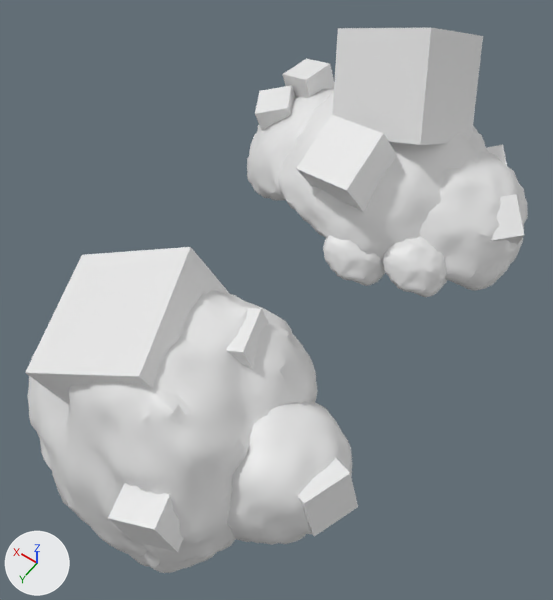
Renders of the FBX model proyecto/Assets/Assets/Ground/CasillasJefe.fbx from each side of a commit.
Camera for both pictures: a 50 mm lens placed at (-0.0745, 0.1084, 0.1845), pointed at (-0.0045, 0.0104, 0.0304). The axes (+X, +Y, +Z) are drawn at lower left. The lights are the same throughout. Where no turn or scale is listed for an object, it has been applied to the vertices.

The first picture shows 'Cubo', 'Cubo.001', 'Cubo.002', 'Cubo.003', 'Cubo.004', 'Cubo.005', 'Cubo.006', 'Cubo.007', 'Cubo.008', 'rock.001', 'rock.002', 'rock.003', 'rock.004', 'rock.005', 'rock.007', 'rock.008'.
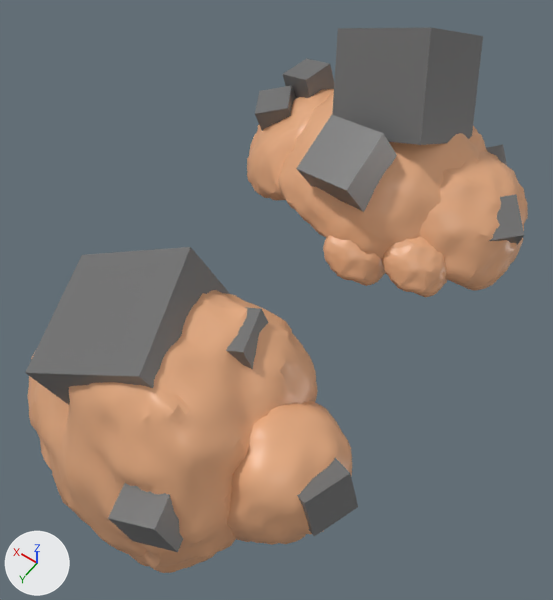
Patch to the scene script:
```diff
--- a/proyecto/Assets/Assets/Ground/CasillasJefe.fbx.py
+++ b/proyecto/Assets/Assets/Ground/CasillasJefe.fbx.py
@@ mat_material_002 @@
+mat_material_002 = principled_material('Material.002')
+mat_material_002.base_color = (0.156, 0.156, 0.156)  # dark grey #6e6e6e
+mat_material_002.roughness = 0.4
@@ mat_material_001 @@
+mat_material_001 = principled_material('Material.001')
+mat_material_001.base_color = (0.8, 0.415, 0.222)  # beige #e7ac82
+mat_material_001.roughness = 0.4
@@ me_cubo_008 @@
 me_cubo_008.from_pydata(...)  # 8 vertices, 6 faces; spans x -1.0..1.0, y -1.0..1.0, z -1.0..1.0
+me_cubo_008.materials.append(mat_material_002)  # dark grey #6e6e6e
@@ me_cubo_001 @@
 me_cubo_001.from_pydata(...)  # 8 vertices, 6 faces; spans x -1.0..1.0, y -1.0..1.0, z -1.0..1.0
+me_cubo_001.materials.append(mat_material_002)  # dark grey #6e6e6e
@@ me_rock_016 @@
 me_rock_016.from_pydata(...)  # 1922 vertices, 1920 faces; spans x -0.0101..0.0068, y -0.0104..0.0108, z -0.0062..0.0099
+me_rock_016.materials.append(mat_material_001)  # beige #e7ac82
@@ me_rock_015 @@
 me_rock_015.from_pydata(...)  # 2306 vertices, 2304 faces; spans x -0.034..0.0337, y -0.0281..0.028, z -0.0342..0.0329
+me_rock_015.materials.append(mat_material_001)  # beige #e7ac82
@@ me_rock_014 @@
 me_rock_014.from_pydata(...)  # 1538 vertices, 1536 faces; spans x -0.0187..0.0183, y -0.016..0.0158, z -0.021..0.0207
+me_rock_014.materials.append(mat_material_001)  # beige #e7ac82
@@ me_cubo_003 @@
 me_cubo_003.from_pydata(...)  # 8 vertices, 6 faces; spans x -1.0..1.0, y -1.0..1.0, z -1.0..1.0
+me_cubo_003.materials.append(mat_material_002)  # dark grey #6e6e6e
@@ me_rock_013 @@
 me_rock_013.from_pydata(...)  # 1922 vertices, 1920 faces; spans x -0.0101..0.0068, y -0.0104..0.0108, z -0.0062..0.0099
+me_rock_013.materials.append(mat_material_001)  # beige #e7ac82
@@ me_cubo_005 @@
 me_cubo_005.from_pydata(...)  # 8 vertices, 6 faces; spans x -1.0..1.0, y -1.0..1.0, z -1.0..1.0
+me_cubo_005.materials.append(mat_material_002)  # dark grey #6e6e6e
@@ me_cubo @@
 me_cubo.from_pydata(...)  # 8 vertices, 6 faces; spans x -1.0..1.0, y -1.0..1.0, z -1.0..1.0
+me_cubo.materials.append(mat_material_002)  # dark grey #6e6e6e
@@ me_rock_011 @@
 me_rock_011.from_pydata(...)  # 1922 vertices, 1920 faces; spans x -0.0209..0.0225, y -0.0223..0.0231, z -0.0072..0.021
+me_rock_011.materials.append(mat_material_001)  # beige #e7ac82
@@ me_cubo_007 @@
 me_cubo_007.from_pydata(...)  # 8 vertices, 6 faces; spans x -1.0..1.0, y -1.0..1.0, z -1.0..1.0
+me_cubo_007.materials.append(mat_material_002)  # dark grey #6e6e6e
@@ me_rock_012 @@
 me_rock_012.from_pydata(...)  # 1922 vertices, 1920 faces; spans x -0.0218..0.0146, y -0.0223..0.0231, z -0.0133..0.0212
+me_rock_012.materials.append(mat_material_001)  # beige #e7ac82
@@ me_rock_010 @@
 me_rock_010.from_pydata(...)  # 1922 vertices, 1920 faces; spans x -0.0306..0.0336, y -0.033..0.0328, z -0.0044..0.0291
+me_rock_010.materials.append(mat_material_001)  # beige #e7ac82
@@ me_cubo_002 @@
 me_cubo_002.from_pydata(...)  # 8 vertices, 6 faces; spans x -1.0..1.0, y -1.0..1.0, z -1.0..1.0
+me_cubo_002.materials.append(mat_material_002)  # dark grey #6e6e6e
@@ me_cubo_004 @@
 me_cubo_004.from_pydata(...)  # 8 vertices, 6 faces; spans x -1.0..1.0, y -1.0..1.0, z -1.0..1.0
+me_cubo_004.materials.append(mat_material_002)  # dark grey #6e6e6e
@@ me_cubo_006 @@
 me_cubo_006.from_pydata(...)  # 8 vertices, 6 faces; spans x -1.0..1.0, y -1.0..1.0, z -1.0..1.0
+me_cubo_006.materials.append(mat_material_002)  # dark grey #6e6e6e
```

Boxes [x1, y1, x2, y2] around the edits, measured in the pictures (553 x 600 px):
'rock.008', recoloured
    both: [28, 290, 318, 573]
'Cubo.003', recoloured (white to grey)
    both: [25, 247, 230, 405]
'Cubo', recoloured
    both: [332, 27, 483, 145]
'rock.002', recoloured
    both: [278, 93, 488, 261]
'rock.007', recoloured (white to beige)
    both: [227, 401, 352, 545]
'rock.003', recoloured
    both: [420, 151, 528, 291]
'Cubo.007', recoloured (white to grey)
    both: [296, 115, 397, 212]
'rock.001', recoloured (white to beige)
    both: [247, 89, 334, 201]
'Cubo.005', recoloured (white to grey)
    both: [108, 483, 183, 552]
'rock.004', recoloured
    both: [383, 236, 447, 297]
'Cubo.004', recoloured
    both: [297, 458, 358, 536]
'rock.005', recoloured
    both: [323, 236, 385, 286]
'Cubo.001', recoloured
    both: [283, 58, 334, 98]
'Cubo.006', recoloured (white to grey)
    both: [226, 307, 269, 369]
'Cubo.002', recoloured
    both: [255, 85, 296, 131]
'Cubo.008', recoloured (white to grey)
    both: [489, 194, 524, 245]
